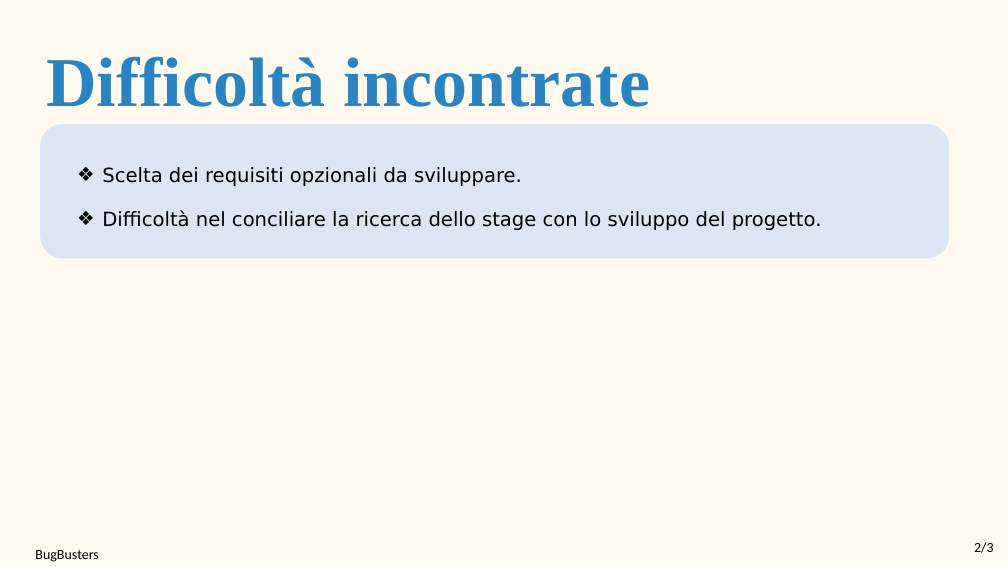
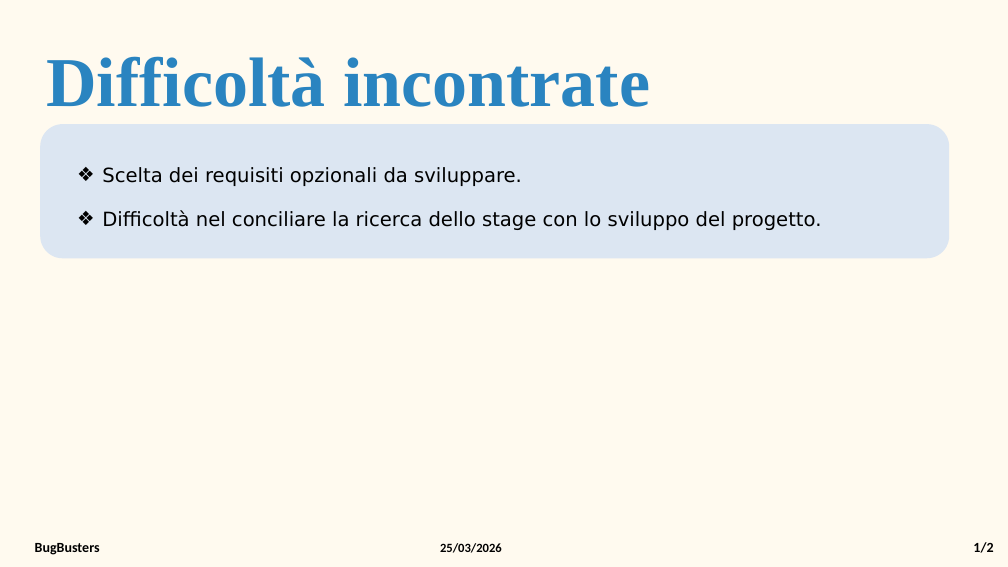
Before and after one commit to BugBustersUnipd/DocumentazioneSWE, a slide deck: slide 2 of DIARIO DI BORDO/DB-2026-03-25.pptx. Drawn at 1008x567 pixels with LibreOffice and Linux fonts; fonts in the diff are those of the drawing. Boxes give left, top, right and bottom in pixels: in the first picture for what was removed or moved away, otherwise in the second. Text is boxed around its words. In the diff, an @@ line names an element or a change of style, - is before the commit and + after.

```diff
--- a/DIARIO DI BORDO/DB-2026-03-25.pptx
+++ b/DIARIO DI BORDO/DB-2026-03-25.pptx
@@ text "BugBusters" at (x1=35, y1=543, x2=100, y2=555): bold on @@
@@ text added at (x1=440, y1=543, x2=502, y2=553), 18 pt, text #000000, bold @@
+25/03/2026
@@ text at (x1=973, y1=542, x2=993, y2=553): text changed; bold on @@
-2/3
+1/2
```
Also in this commit, not shown: 1 other slide changed, 4 other files.
